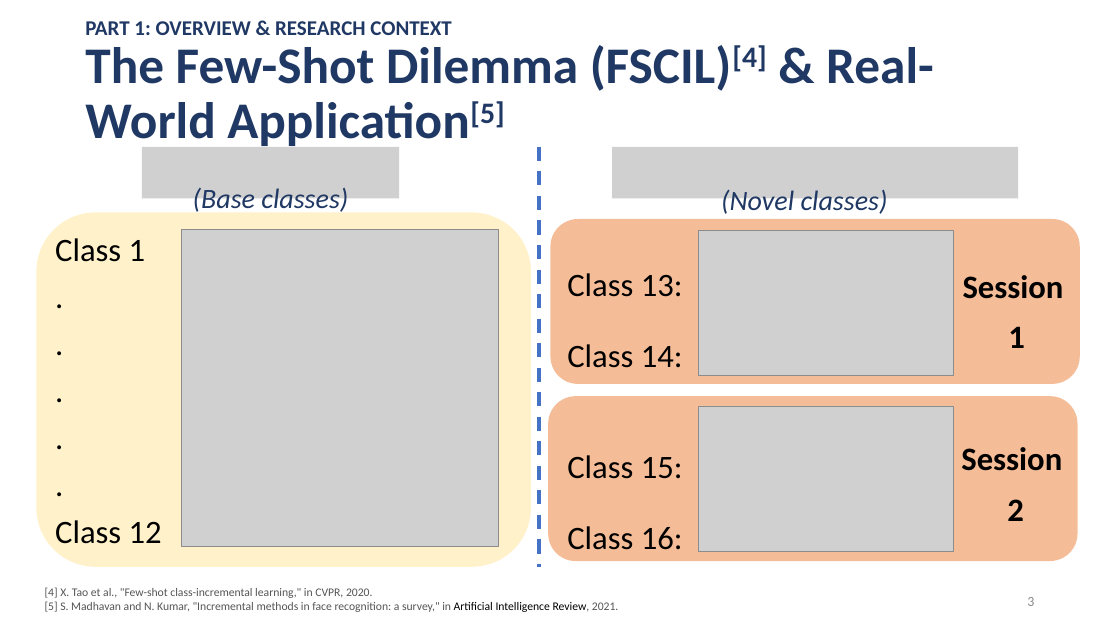
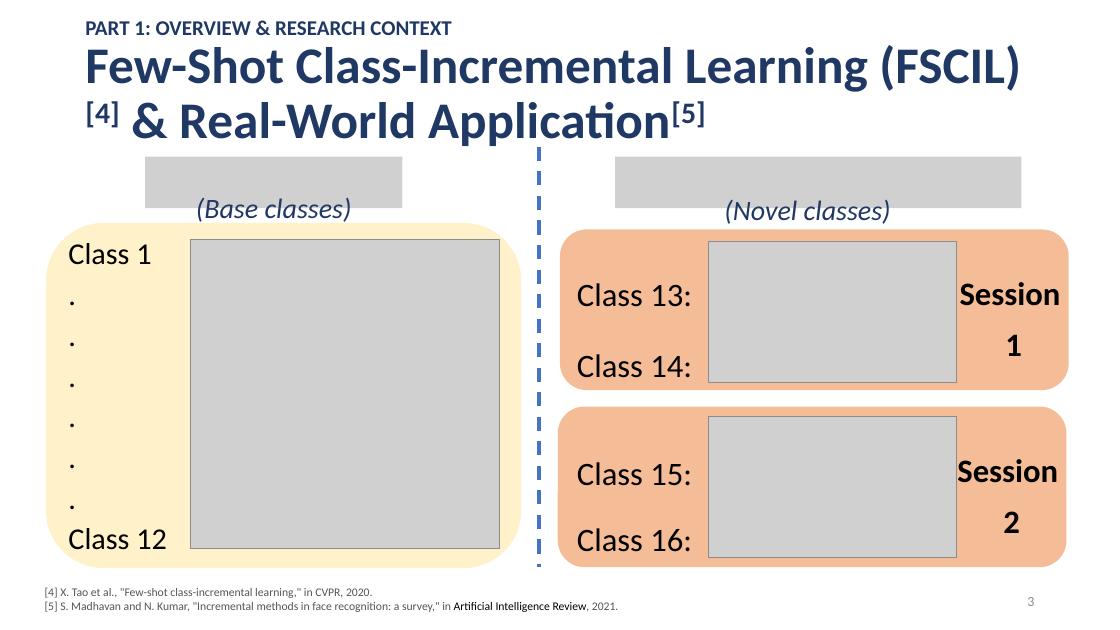
Before and after one commit to famevease/Intro2ML_Adopt-ML-paper, a slide deck: slide 3 of slides/presentation_v1.pptx. Drawn at 1120x630 pixels with LibreOffice and Linux fonts; fonts in the diff are those of the drawing; grey boxes stand for pictures. Boxes give left, top, right and bottom in pixels: in the first picture for what was removed or moved away, otherwise in the second. Text is boxed around its words. In the diff, an @@ line names an element or a change of style, - is before the commit and + after.

```diff
--- a/slides/presentation_v1.pptx
+++ b/slides/presentation_v1.pptx
@@ title at <box>85,45,1021,151</box>: text changed @@
-The Few-Shot Dilemma (FSCIL)[4] & Real-World Application[5]
+Few-Shot Class-Incremental Learning (FSCIL)[4] & Real-World Application[5]
@@ 2 texts, 1 picture: place and size @@
-2 texts, 1 picture at <box>142,147,888,217</box>
+2 texts, 1 picture at <box>145,156,891,227</box>
@@ picture: place and size @@
-picture at <box>613,147,1019,198</box>
+picture at <box>615,156,1022,208</box>
@@ rounded rectangle: place and size @@
-rounded rectangle at <box>36,213,531,567</box>
+rounded rectangle at <box>46,223,522,568</box>
@@ text at <box>68,243,167,550</box>: paragraph added @@
+.
@@ text "Class 1": place and size @@
-text "Class 1" at <box>55,238,162,544</box>
+text "Class 1" at <box>68,243,167,550</box>
@@ picture: place and size @@
-picture at <box>181,229,498,546</box>
+picture at <box>191,239,500,549</box>
@@ rounded rectangle: place and size @@
-rounded rectangle at <box>550,219,1080,384</box>
+rounded rectangle at <box>560,229,1070,390</box>
@@ text at <box>68,243,167,550</box>: size 28 to 25.9 pt; line spacing 0.9 to 0.8 @@
@@ text "Class 13:": place and size @@
-text "Class 13:" at <box>567,273,683,368</box>
+text "Class 13:" at <box>577,283,692,378</box>
@@ picture: place and size @@
-picture at <box>699,230,954,376</box>
+picture at <box>708,241,957,382</box>
@@ text "Session": place and size @@
-text "Session" at <box>963,275,1064,348</box>
+text "Session" at <box>960,282,1061,356</box>
@@ rounded rectangle: place and size @@
-rounded rectangle at <box>549,397,1078,561</box>
+rounded rectangle at <box>558,407,1067,567</box>
@@ picture: place and size @@
-picture at <box>699,406,954,551</box>
+picture at <box>708,417,957,558</box>
@@ text "Class 15:": place and size @@
-text "Class 15:" at <box>567,455,683,550</box>
+text "Class 15:" at <box>577,462,692,552</box>
@@ text "Class 15:" at <box>577,462,692,552</box>: line spacing 1.5 to 1.4 @@
@@ text "Session": place and size @@
-text "Session" at <box>961,447,1062,521</box>
+text "Session" at <box>957,459,1058,533</box>
```
Also in this commit, not shown: 2 slides added, 1 other file.
